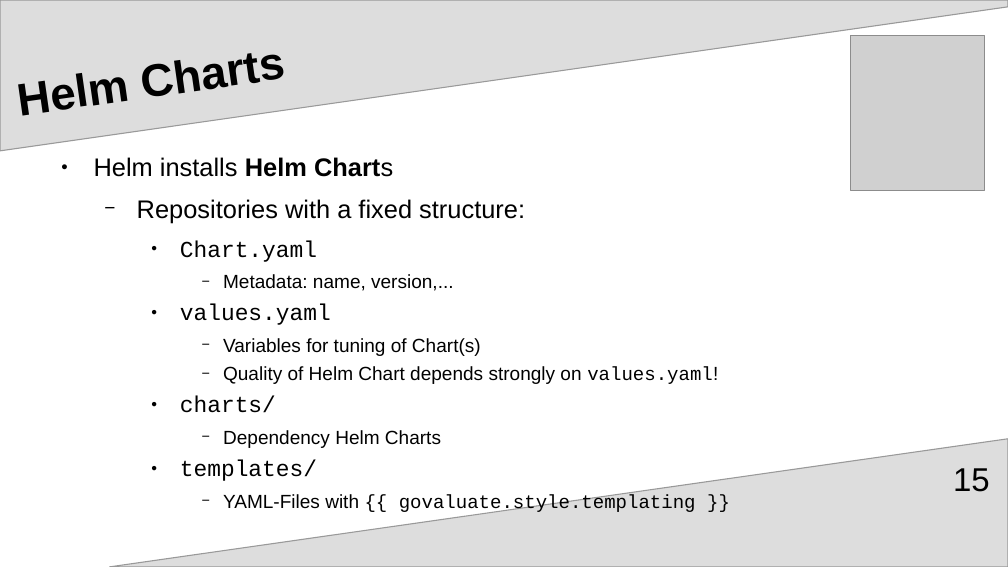
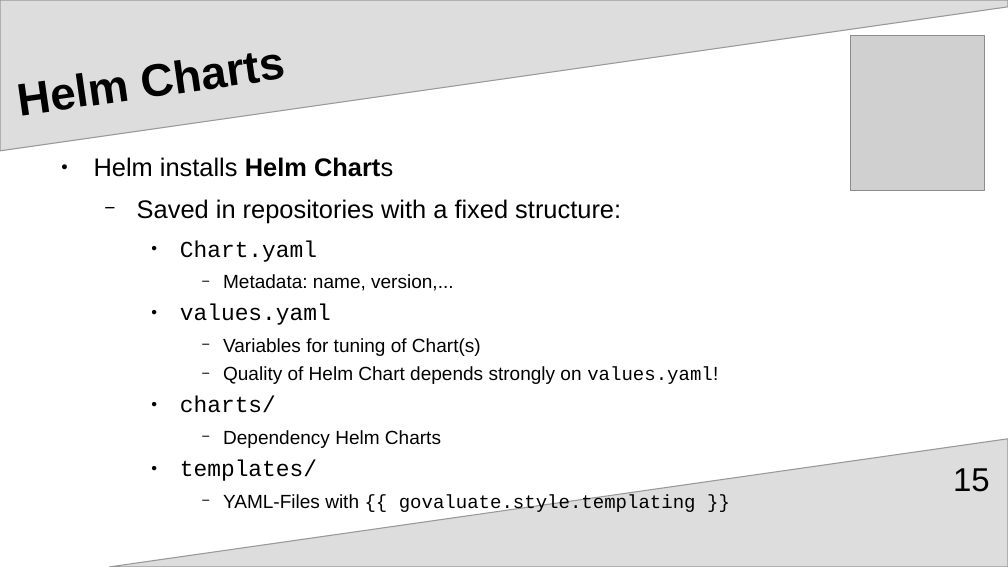
Before and after one commit to upart/cabinops, a slide deck: slide 15 of documentation/Introduction.odp. Drawn at 1008x567 pixels with LibreOffice and Linux fonts; fonts in the diff are those of the drawing; grey boxes stand for pictures. Boxes give left, top, right and bottom in pixels: in the first picture for what was removed or moved away, otherwise in the second. Text is boxed around its words. In the diff, an @@ line names an element or a change of style, - is before the commit and + after.

```diff
--- a/documentation/Introduction.odp
+++ b/documentation/Introduction.odp
@@ text at bbox=[137, 199, 621, 223]: text changed @@
-  − Repositories with a fixed structure:
+  − Saved in repositories with a fixed structure:
```
Also in this commit, not shown: 7 other slides changed, 3 slides added, 3 slides removed, 3 other files.
